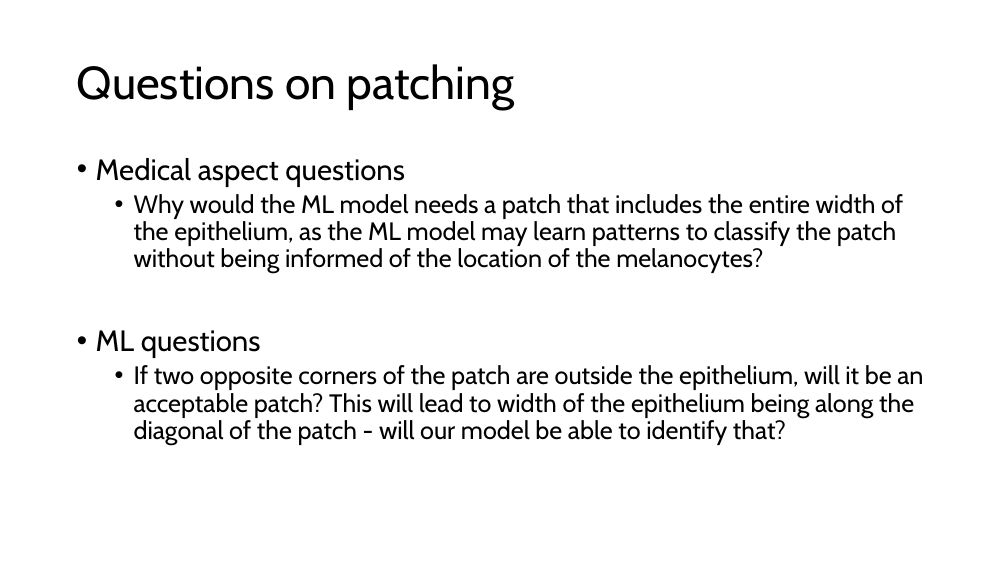
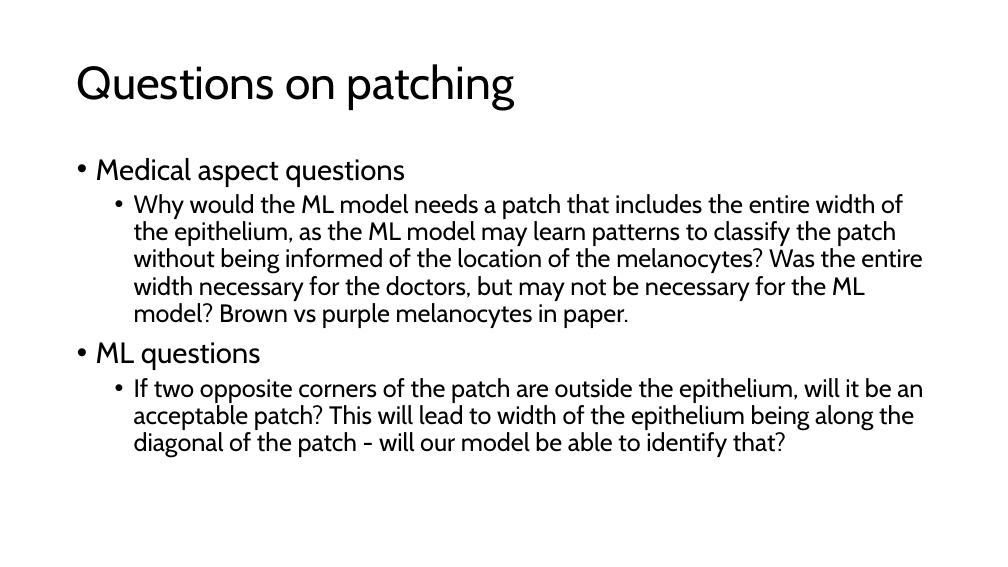
Before and after one commit to arvindkrishna87/STAT390_WI2025, a slide deck: slide 2 of Stakeholder meetings/Questions for the first meeting.pptx. Drawn at 1008x567 pixels with LibreOffice and Linux fonts; fonts in the diff are those of the drawing. Boxes give left, top, right and bottom in pixels: in the first picture for what was removed or moved away, otherwise in the second. Text is boxed around its words. In the diff, an @@ line names an element or a change of style, - is before the commit and + after.

Commit message:
ppt_3

```diff
--- a/Stakeholder meetings/Questions for the first meeting.pptx
+++ b/Stakeholder meetings/Questions for the first meeting.pptx
@@ text at <box>134,194,922,328</box>: text changed @@
-  • Why would the ML model needs a patch that includes the entire width of the epithelium, as the ML model may learn patterns to classify the patch without being informed of the location of the melanocytes?
+  • Why would the ML model needs a patch that includes the entire width of the epithelium, as the ML model may learn patterns to classify the patch without being informed of the location of the melanocytes? Was the entire width necessary for the doctors, but may not be necessary for the ML model? Brown vs purple melanocytes in paper.
```
Also in this commit, not shown: 59 other files.
